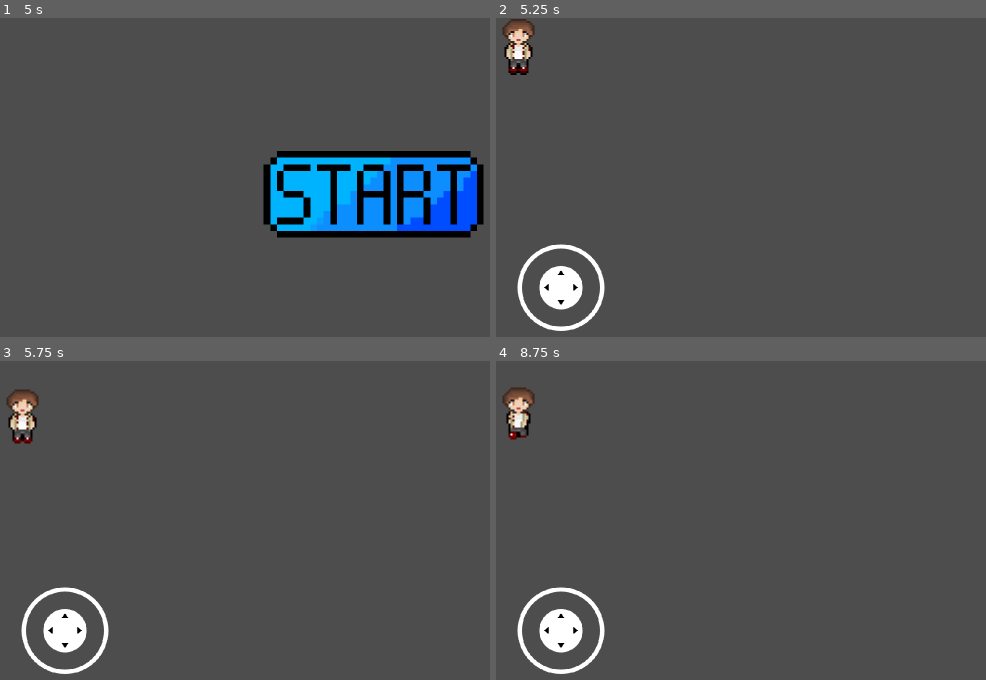
Above: before the commit, frames 1-4 (two rows, left to right).
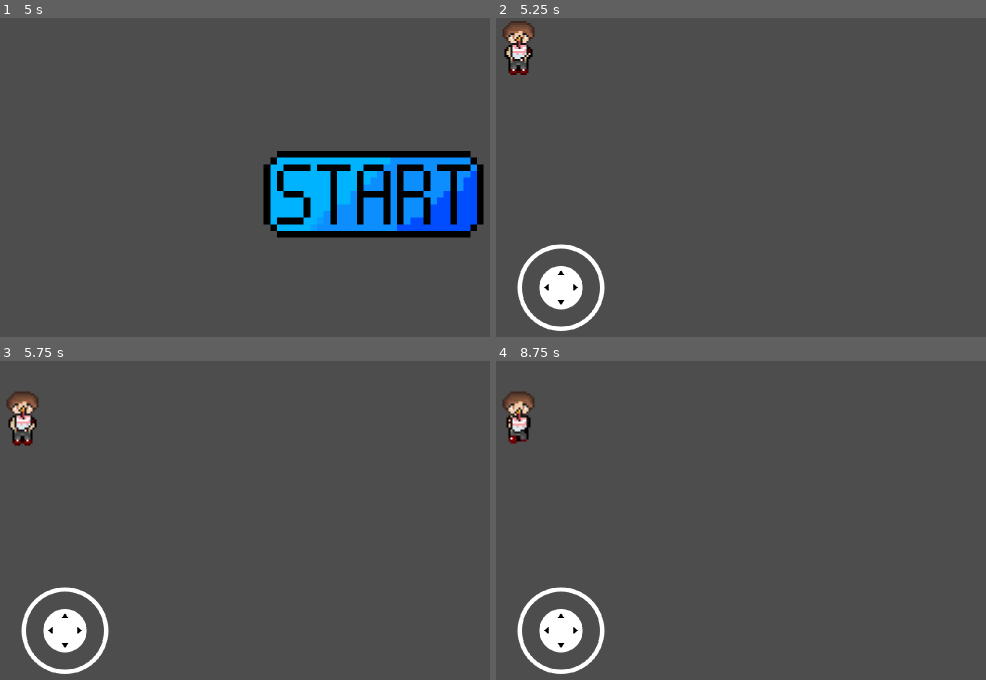
Above: after the commit, the same moments.

Repository: FelixSalim/RevitalizationOfElyoris
Game: Godot game, scene res://MainMenu.tscn
Same seed, same stepped clock (60 frames per second), same inputs: the game is played once before the commit and once after it.
Inputs (mouse positions are in pixels of both pictures, inside the frame that each line leads up to):
- Up to frame 1 (5 s): tap Enter at 0.5, 2, 3.5 s; move the mouse to (outside the picture) at 0.52 s; hold Right (ui_right) 0.53-1.25 s; click (outside the picture) at 0.67 s; tap Space at 1.25, 2.75, 4.25 s; drag from (215, 215) to (333, 270) at 1.27 s; move the mouse to (455, 120) at 2.02 s; hold Right (ui_right) 2.03-2.75 s; drag from (333, 270) to (137, 142) at 2.77 s; move the mouse to (outside the picture) at 3.52 s; hold Left (ui_left) 3.53-4.25 s; drag from (137, 142) to (254, 107) at 4.27 s
- Up to frame 2 (5.25 s): move the mouse to (912, 196) at 5.02 s; hold Down (ui_down) from 5.03 s (still down); click (912, 196) at 5.17 s
- Up to frame 3 (5.75 s): keep holding Down (ui_down)
- Up to frame 4 (8.75 s): release Down (ui_down) at 5.75 s; drag from (750, 450) to (711, 558) at 5.77 s; move the mouse to (outside the picture) at 6.52 s; hold Up (ui_up) 6.53-7.25 s; drag from (711, 558) to (829, 613) at 7.27 s; move the mouse to (951, 463) at 8.02 s; hold Down (ui_down) from 8.03 s (still down)

Frame 1 is identical in both runs. In frame 2, 0.5% of the frame differs, in the area x 1-8%, y 0-18%; in frame 3, 0.5%; in frame 4, 0.7%, in the area x 1-8%, y 8-27%.

Commit message:
feat: happy birthday!

Diff:
--- a/Player/Player.tscn
+++ b/Player/Player.tscn
@@ -1,7 +1,7 @@
 [gd_scene load_steps=22 format=3 uid="uid://o8d8w6n2nmsc"]
 
 [ext_resource type="Script" path="res://Player/Player.gd" id="1_34hig"]
-[ext_resource type="Texture2D" uid="uid://dr1s1qk2280mm" path="res://Assets/PlayerSprites/Player_Character_Spritesheet.png" id="2_c0ogq"]
+[ext_resource type="Texture2D" uid="uid://05e5mk0ljtys" path="res://Assets/PlayerSprites/Special_Spritesheet.png" id="2_407ux"]
 [ext_resource type="PackedScene" uid="uid://ccy2104o4brdk" path="res://Joystick.tscn" id="3_0lcn0"]
 
 [sub_resource type="CapsuleShape2D" id="CapsuleShape2D_rrlrk"]
@@ -20,7 +20,7 @@
 "times": PackedFloat32Array(0),
 "transitions": PackedFloat32Array(1),
 "update": 1,
-"values": [0]
+"values": [16]
 }
 
 [sub_resource type="Animation" id="Animation_6dtaa"]
@@ -97,7 +97,7 @@
 "times": PackedFloat32Array(0, 0.2, 0.4, 0.6),
 "transitions": PackedFloat32Array(1, 1, 1, 1),
 "update": 1,
-"values": [0, 1, 2, 3]
+"values": [16, 17, 18, 19]
 }
 
 [sub_resource type="Animation" id="Animation_c13ii"]
@@ -324,9 +324,9 @@
 }
 
 [node name="Sprite2D" type="Sprite2D" parent="."]
-texture = ExtResource("2_c0ogq")
+texture = ExtResource("2_407ux")
 hframes = 4
-vframes = 4
+vframes = 5
 
 [node name="Control" type="Control" parent="."]
 layout_mode = 3
Binary file removed: Assets/PlayerSprites/Birthday_Spritesheet.png
Binary file added: Assets/PlayerSprites/Special_Spritesheet.png
Not shown, changed: Assets/PlayerSprites/Special_Spritesheet.png.import
